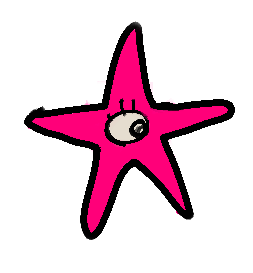
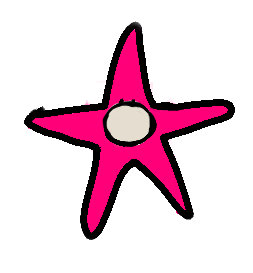
Layered file, before and after one edit (253 × 273). Changes by layer:
painted on "Layer 6" over bbox(102, 100, 157, 147)
painted on "Layer 9" over bbox(104, 99, 155, 147)
